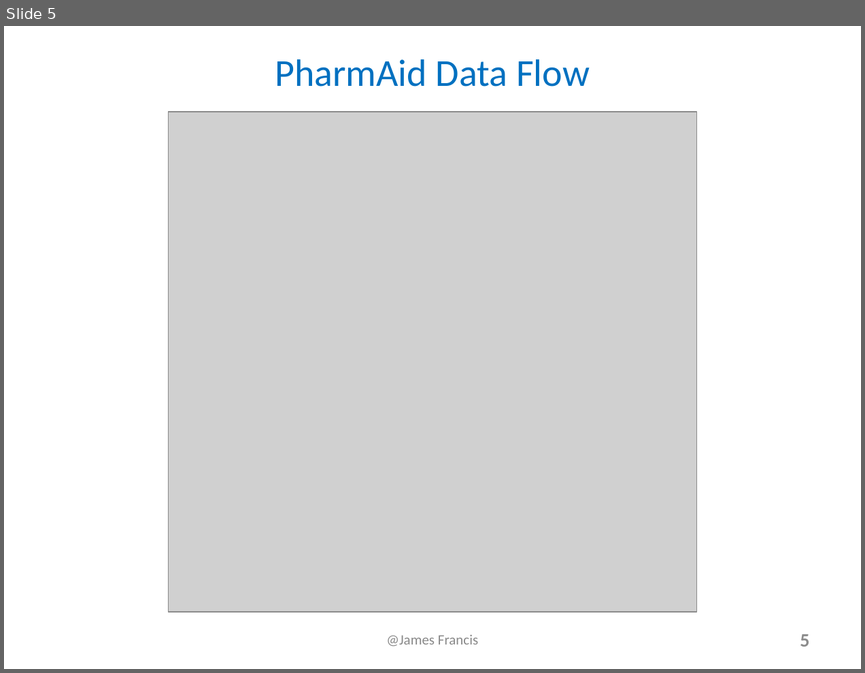
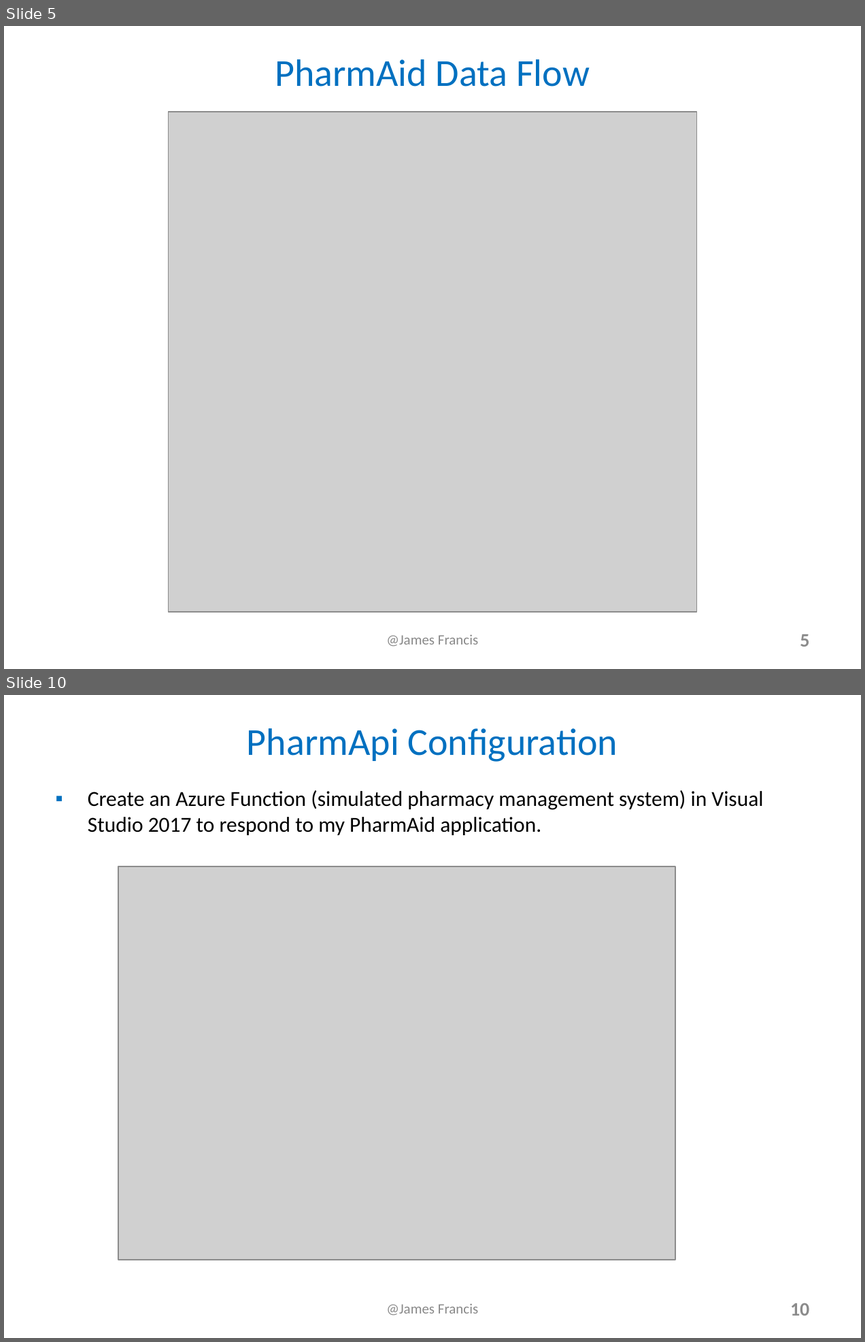
Before and after one commit to james-francis/DeepAzure-FinalProject, a slide deck: Alexa_JamesFrancis_Presentation.pptx. Shown one above the other, each under a label of ours: slide 5 before the commit, slides 5 and 10 after it; the slides between them are not shown. The pictures are 865x673 and 865x1342 pixels, drawn with LibreOffice and Linux fonts; fonts in the diff are those of the drawing; grey boxes stand for pictures. Boxes give left, top, right and bottom in pixels: in the first picture for what was removed or moved away, otherwise in the second. Text is boxed around its words. In the diff, an @@ line names an element or a change of style, - is before the commit and + after.

```diff
--- a/Alexa_JamesFrancis_Presentation.pptx
+++ b/Alexa_JamesFrancis_Presentation.pptx
@@ slide 10 added at <box>4,695,861,1338</box>, background #FFFFFF @@
@@ title added at <box>247,728,618,762</box>, 32 pt, text #0070C0 @@
+PharmApi Configuration
@@ text added at <box>88,790,763,835</box>, 18 pt, text #000000 @@
+▪ Create an Azure Function (simulated pharmacy management system) in Visual Studio 2017 to respond to my PharmAid application.
@@ picture added at <box>118,866,675,1259</box> @@
@@ text added at <box>386,1303,478,1315</box>, 12 pt, text #898989 @@
+@James Francis
@@ page number added at <box>790,1303,809,1315</box>, 16 pt, text #8C8C8C, bold @@
+10
```
Also in this commit, not shown: 3 slides changed, 13 other slides added, 1 other file.
